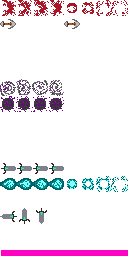
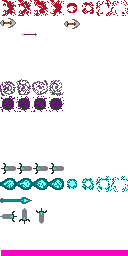
Comparing the layer stacks of the two 128 × 256 images. Changes:
painted on "Background" over [0, 18, 37, 204]
